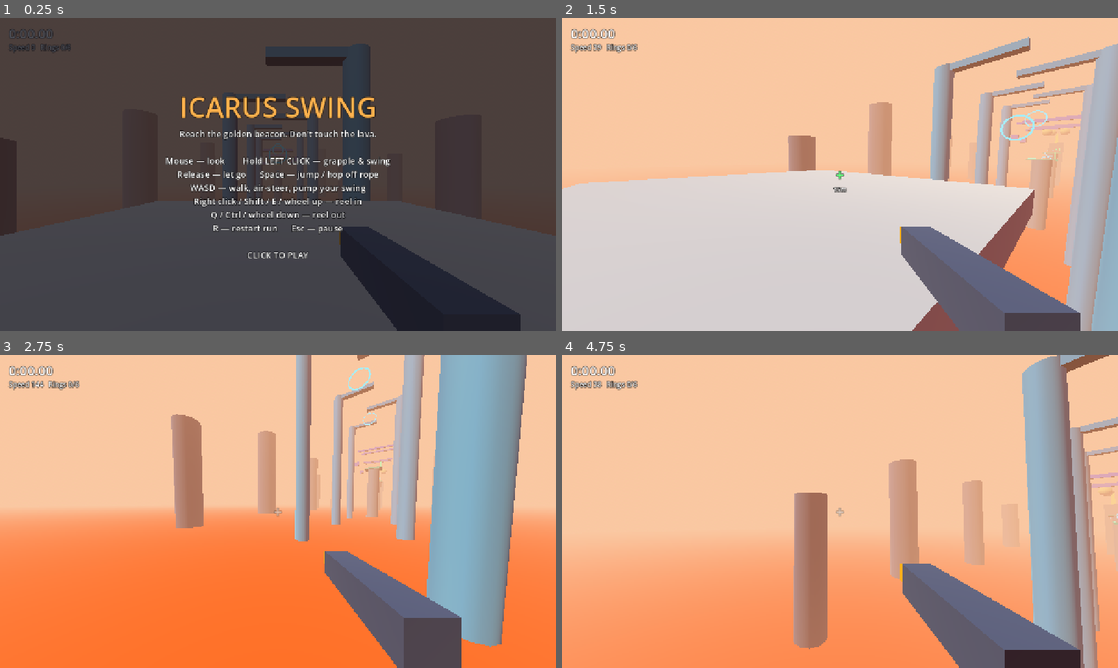
Above: before the commit, frames 1-4 (two rows, left to right).
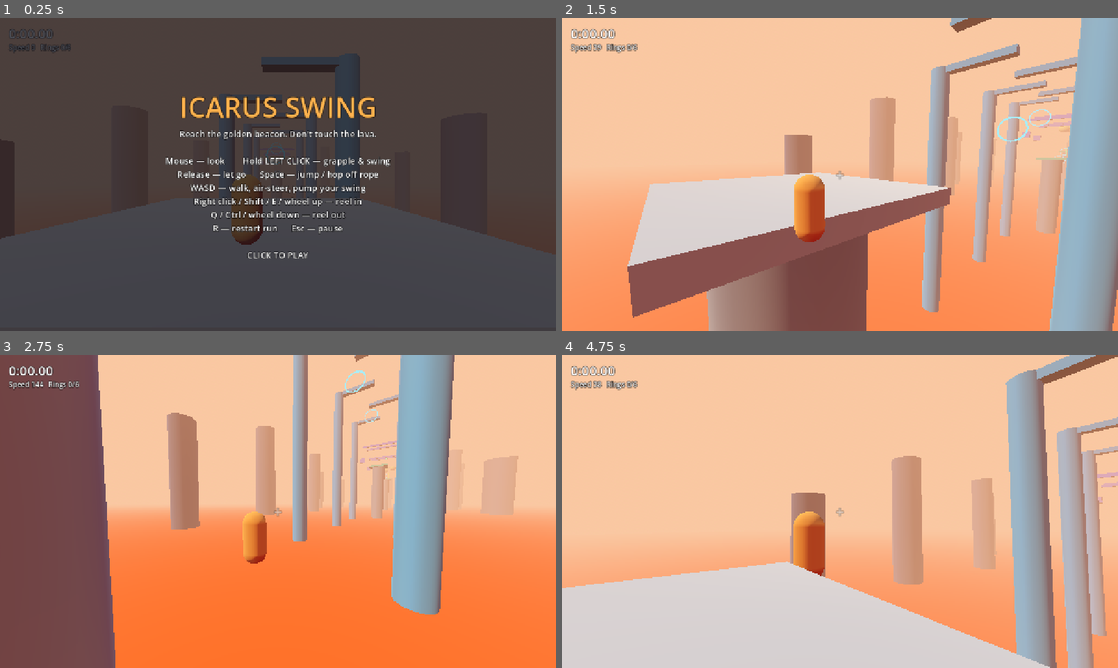
Above: after the commit, the same moments.

Repository: Kmad666/icarus-swing
Game: Godot game, scene res://scenes/main.tscn
Same seed, same stepped clock (60 frames per second), same inputs: the game is played once before the commit and once after it.
Inputs (mouse positions are in pixels of both pictures, inside the frame that each line leads up to):
- Up to frame 1 (0.25 s): no input
- Up to frame 2 (1.5 s): tap Enter at 0.5 s; move the mouse to (962, 158) at 0.52 s; hold D (move_right) 0.53-1.28 s; hold Shift (reel_in) 0.53-1.28 s; click (962, 158) at 0.67 s; tap Space (jump) at 0.77 s; move the mouse to (812, 174) at 1.27 s; hold W (move_forward) from 1.28 s (still down); tap Ctrl (reel_out) at 1.35 s; click (812, 174) at 1.42 s
- Up to frame 3 (2.75 s): keep holding W (move_forward); tap Space (jump) at 1.52 s; move the mouse to (289, 505) at 2.02 s; tap E at 2.1 s; click (289, 505) at 2.17 s
- Up to frame 4 (4.75 s): keep holding W (move_forward); move the mouse to (834, 517) at 2.77 s; tap Q at 2.85 s; click (834, 517) at 2.92 s; tap Space (jump) at 3.02, 3.77, 4.52 s; move the mouse to (878, 514) at 3.52 s; hold Shift (reel_in) 3.53-4.28 s; click (878, 514) at 3.67 s; move the mouse to (795, 508) at 4.27 s; tap Ctrl (reel_out) at 4.35 s; click (795, 508) at 4.42 s

The runs differ from the first frame. In frame 1, 9.7% of the frame differs, in the area x 0-100%, y 8-100%; in frame 2, 48%, in the area x 0-100%, y 0-100%; in frame 3, 46%; in frame 4, 39%.

Commit message:
Switch to third-person: capsule player, over-shoulder spring-arm camera
Grapple aims through the crosshair; range is measured from the player.

Co-Authored-By: Claude Opus 5.5 <noreply@anthropic.com>
Claude-Session: https://claude.ai/code/session_013ZPSMrLNit3Dks4Kj3hs2A

Diff:
--- a/scripts/player.gd
+++ b/scripts/player.gd
@@ -24,12 +24,15 @@
 const MAX_CORRECTION := 45.0    # caps rope-yank velocity so it never explodes
 const MAX_SPEED := 90.0
 const RELEASE_HOP := 5.0
+const CAM_DISTANCE := 5.5
+const CAM_SHOULDER := 0.8
 
 var mouse_sensitivity := 0.0025
 
 var head: Node3D
 var cam: Camera3D
-var gun: MeshInstance3D
+var body: MeshInstance3D
+var arm: SpringArm3D
 var rope: MeshInstance3D
 var hook: MeshInstance3D
 
@@ -56,31 +59,41 @@
 	col.shape = cap
 	add_child(col)
 
+	# Placeholder body: a capsule with a visor so you can tell which way it faces
+	body = MeshInstance3D.new()
+	var bm := CapsuleMesh.new()
+	bm.radius = 0.4
+	bm.height = 1.8
+	body.mesh = bm
+	body.material_override = _mat(Color(0.95, 0.55, 0.2))
+	add_child(body)
+	var visor := MeshInstance3D.new()
+	var vm := BoxMesh.new()
+	vm.size = Vector3(0.5, 0.18, 0.2)
+	visor.mesh = vm
+	visor.material_override = _mat(Color(0.15, 0.2, 0.3))
+	visor.position = Vector3(0, 0.45, -0.32)
+	body.add_child(visor)
+
+	# Third-person rig: yaw on the body, pitch on the head pivot, camera on a
+	# spring arm so it pulls in instead of clipping through walls.
 	head = Node3D.new()
-	head.position.y = 0.65
+	head.position.y = 0.9
 	add_child(head)
 
+	arm = SpringArm3D.new()
+	arm.spring_length = CAM_DISTANCE
+	arm.margin = 0.3
+	arm.collision_mask = 1
+	arm.add_excluded_object(get_rid())
+	arm.position = Vector3(CAM_SHOULDER, 0, 0)   # over-the-shoulder so the crosshair stays clear
+	head.add_child(arm)
+
 	cam = Camera3D.new()
-	cam.fov = 80
+	cam.fov = 75
 	cam.far = 1500
 	cam.near = 0.05
-	head.add_child(cam)
-
-	# Placeholder grapple gun: a chunky box in the lower right of the view
-	gun = MeshInstance3D.new()
-	var gm := BoxMesh.new()
-	gm.size = Vector3(0.12, 0.12, 0.5)
-	gun.mesh = gm
-	gun.material_override = _mat(Color(0.25, 0.27, 0.32))
-	gun.position = Vector3(0.32, -0.28, -0.55)
-	cam.add_child(gun)
-	var tip := MeshInstance3D.new()
-	var tm := BoxMesh.new()
-	tm.size = Vector3(0.08, 0.08, 0.1)
-	tip.mesh = tm
-	tip.material_override = _mat(Color(1.0, 0.55, 0.1), true)
-	tip.position = Vector3(0, 0, -0.28)
-	gun.add_child(tip)
+	arm.add_child(cam)
 
 	rope = MeshInstance3D.new()
 	var rm := CylinderMesh.new()
@@ -120,7 +133,7 @@
 	if event is InputEventMouseMotion:
 		rotate_y(-event.relative.x * mouse_sensitivity)
 		head.rotate_x(-event.relative.y * mouse_sensitivity)
-		head.rotation.x = clamp(head.rotation.x, deg_to_rad(-89), deg_to_rad(89))
+		head.rotation.x = clamp(head.rotation.x, deg_to_rad(-80), deg_to_rad(70))
 	elif event is InputEventMouseButton:
 		if event.button_index == MOUSE_BUTTON_LEFT:
 			if event.pressed:
@@ -135,9 +148,13 @@
 
 func aim_ray() -> Dictionary:
 	var from := cam.global_position
-	var to := from - cam.global_basis.z * MAX_RANGE
+	var to := from - cam.global_basis.z * (MAX_RANGE + arm.get_hit_length())
 	var q := PhysicsRayQueryParameters3D.create(from, to, 1, [get_rid()])
-	return get_world_3d().direct_space_state.intersect_ray(q)
+	var hit := get_world_3d().direct_space_state.intersect_ray(q)
+	# Range counts from the player, not the camera behind them
+	if not hit.is_empty() and global_position.distance_to(hit.position) > MAX_RANGE:
+		return {}
+	return hit
 
 
 func try_grapple() -> void:
@@ -246,17 +263,17 @@
 	# Crosshair state
 	var hit := aim_ray()
 	aim_valid = not hit.is_empty()
-	aim_distance = cam.global_position.distance_to(hit.position) if aim_valid else 0.0
+	aim_distance = global_position.distance_to(hit.position) if aim_valid else 0.0
 
 	# Speed FOV kick
 	var spd := velocity.length()
-	cam.fov = lerp(cam.fov, 78.0 + clamp((spd - 8.0) * 0.6, 0.0, 22.0), 0.08)
+	cam.fov = lerp(cam.fov, 72.0 + clamp((spd - 8.0) * 0.6, 0.0, 22.0), 0.08)
 
 	# Rope visual from the gun tip to the anchor
 	rope.visible = attached
 	hook.visible = attached
 	if attached:
-		var a := gun.global_position + gun.global_basis * Vector3(0, 0, -0.3)
+		var a := global_position + Vector3(0, 0.3, 0)
 		var b := anchor
 		var dir := b - a
 		var length := dir.length()
Not shown, changed: README.md
